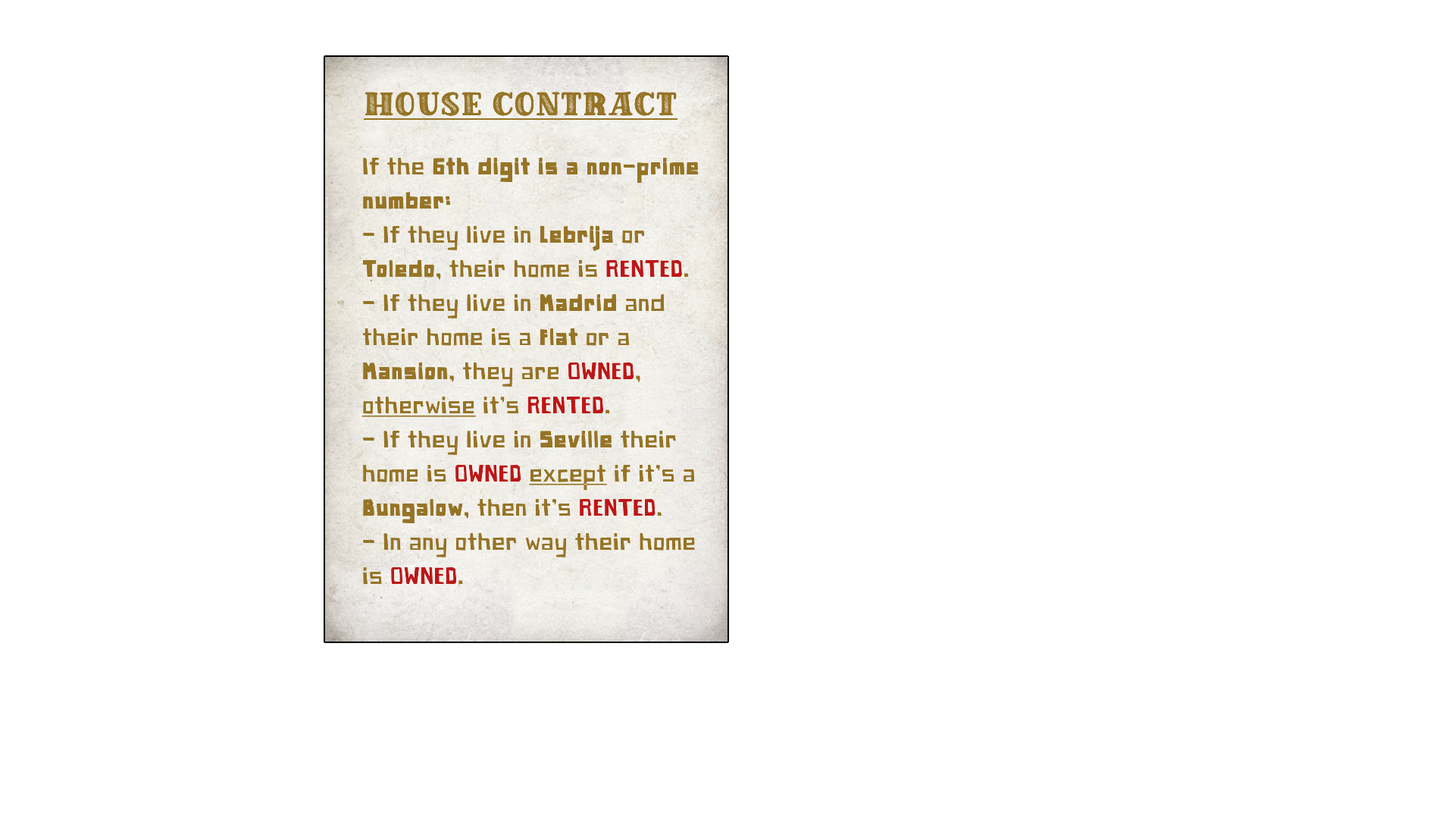
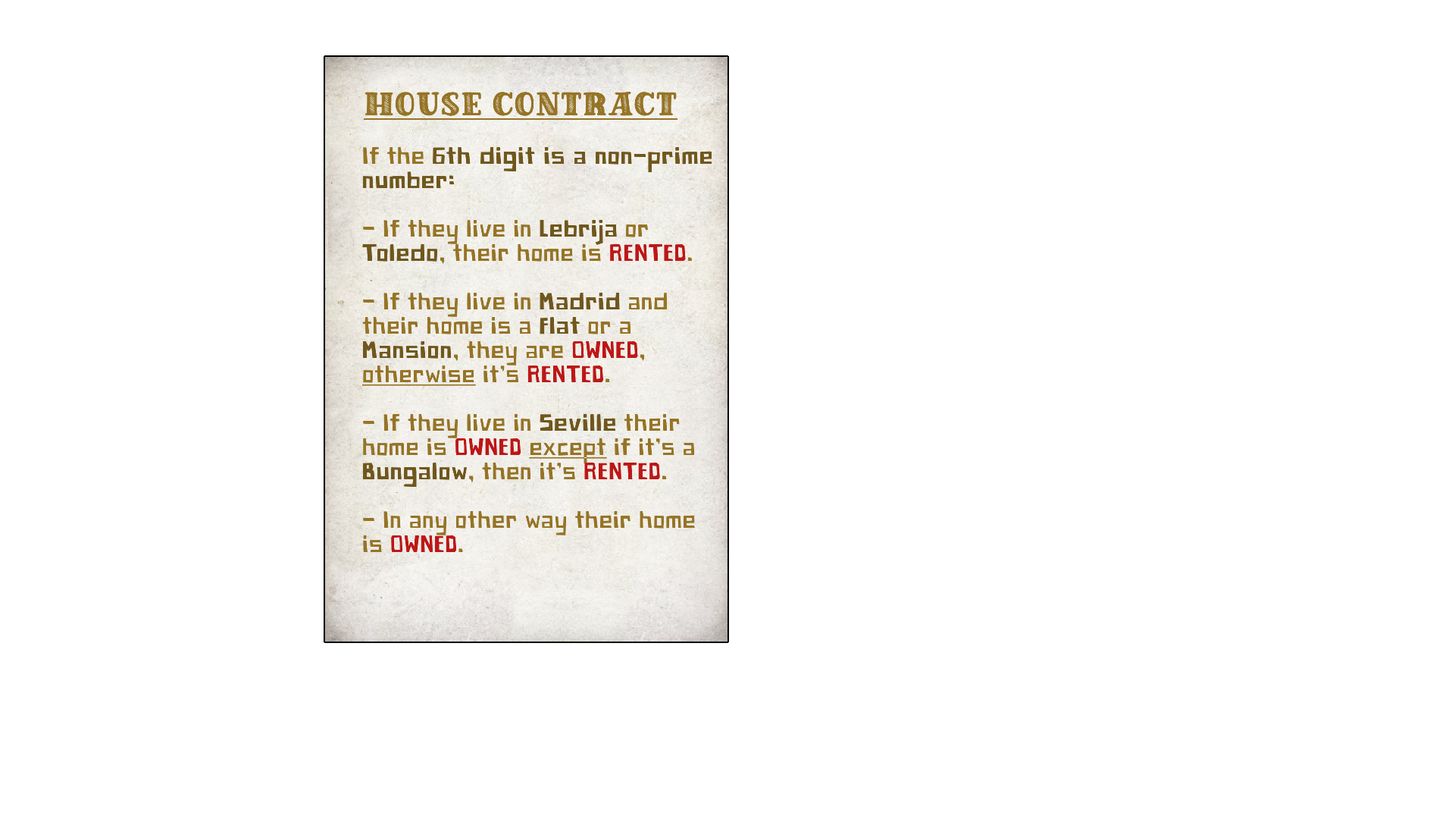
Two versions of the same layered image (1455 x 819). Layer-by-layer changes:
painted on "Page 6" over [362, 147, 713, 584]
